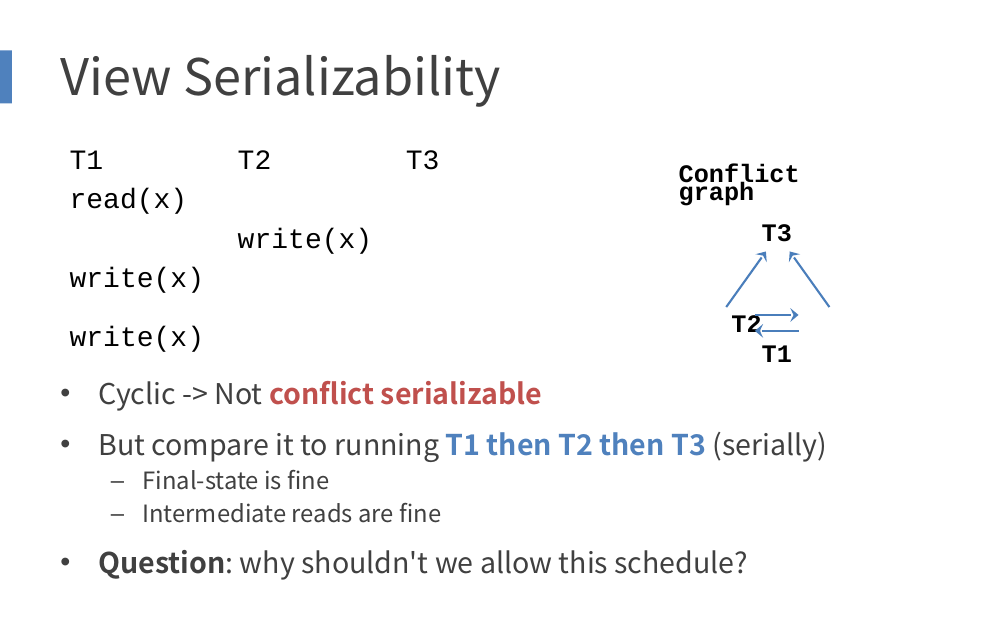
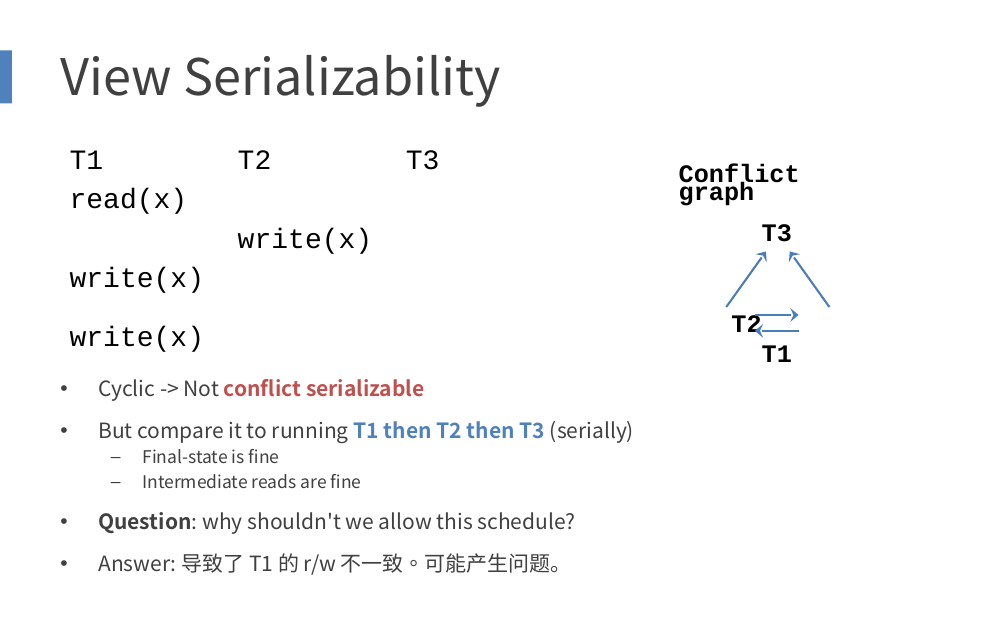
Before and after one commit to yepengpeng-1/2019-2020-autumn-semester, a slide deck: slide 27 of SE-227/slides/CSE-15 Before-of-after.pptx. Drawn at 1008x630 pixels with LibreOffice and Linux fonts; fonts in the diff are those of the drawing. Boxes give left, top, right and bottom in pixels: in the first picture for what was removed or moved away, otherwise in the second. Text is boxed around its words. In the diff, an @@ line names an element or a change of style, - is before the commit and + after.

```diff
--- a/SE-227/slides/CSE-15 Before-of-after.pptx
+++ b/SE-227/slides/CSE-15 Before-of-after.pptx
@@ text at box(98, 379, 634, 534): size 20.4 to 15 pt in "Cyclic -> Not conflict serializable", "But compare it to running T1 then ...", "Question: why shouldn't we allow this schedule?"; size 17 to 12.5 pt in "Final-state is fine", "Intermediate reads are fine" @@
@@ text at box(98, 553, 572, 575): paragraph added @@
+• Answer: 导致了 T1 的 r/w 不一致。可能产生问题。
```
Also in this commit, not shown: 2 other slides changed, 5 other files.
